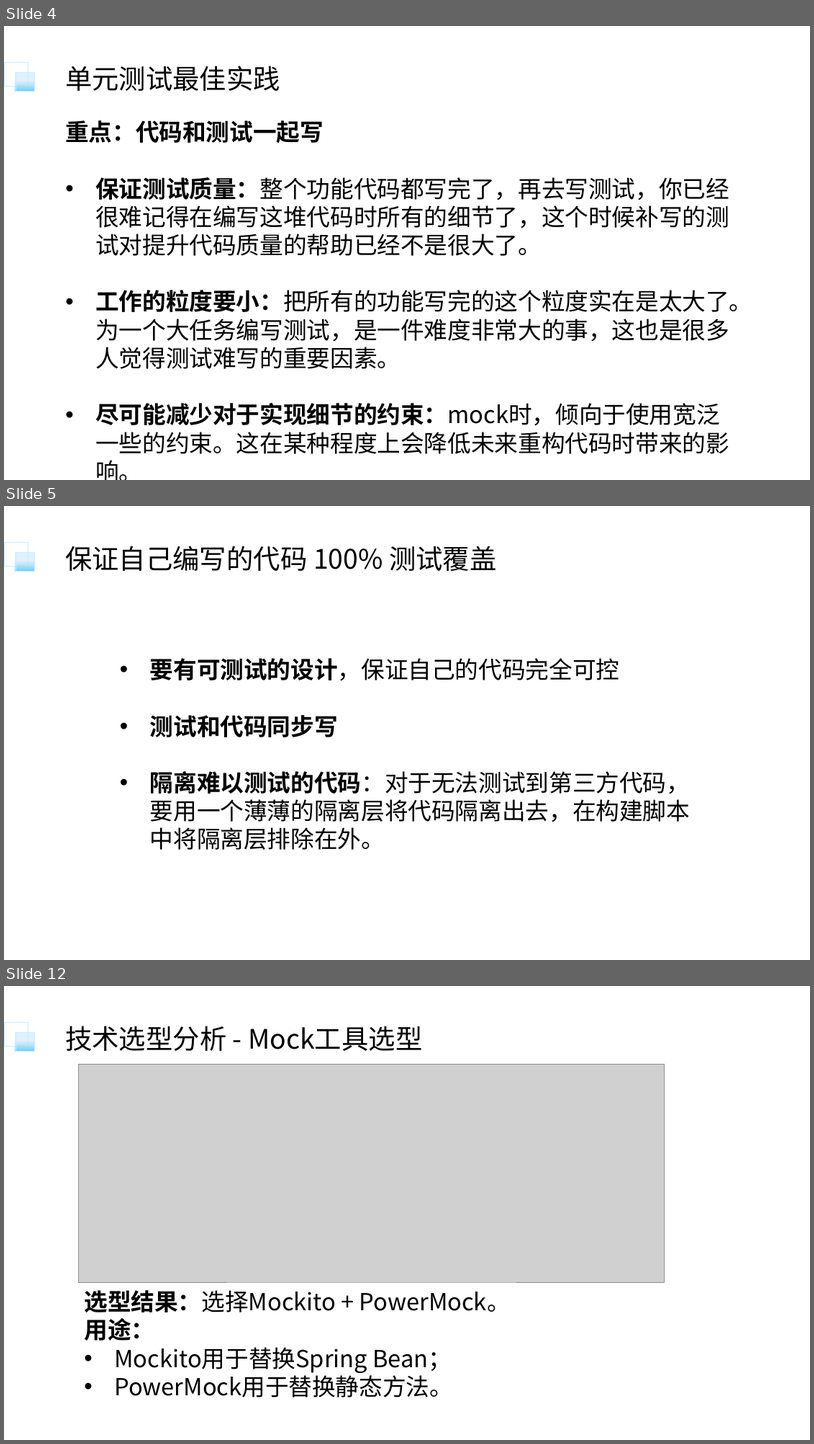
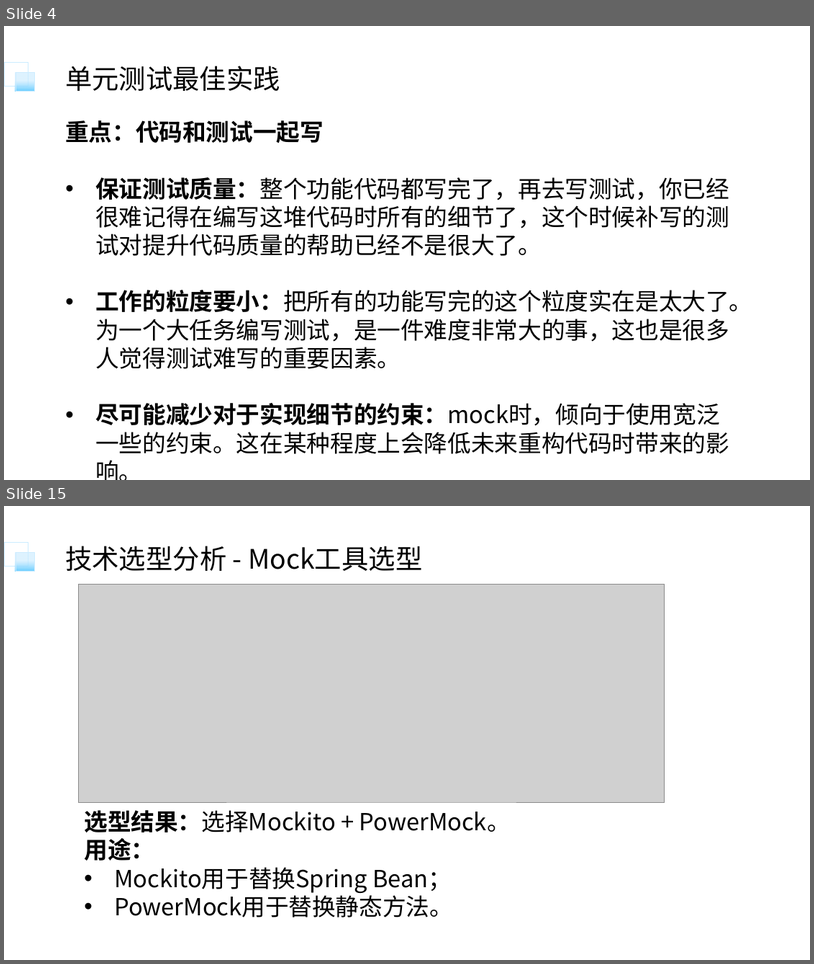
Before and after one commit to bitkylin/featureLab, a slide deck: learning/流程引擎断网环境下集成测试的实践/分享/流程引擎断网环境下集成测试的实践.pptx. Shown one above the other, each under a label of ours: slides 4, 5 and 12 before the commit, slides 4 and 15 after it; the slides between them are not shown. The pictures are 814x1444 and 814x964 pixels, drawn with LibreOffice and Linux fonts; fonts in the diff are those of the drawing; grey boxes stand for pictures. Boxes give left, top, right and bottom in pixels: in the first picture for what was removed or moved away, otherwise in the second. Text is boxed around its words. In the diff, an @@ line names an element or a change of style, - is before the commit and + after.

```diff
--- a/learning/流程引擎断网环境下集成测试的实践/分享/流程引擎断网环境下集成测试的实践.pptx
+++ b/learning/流程引擎断网环境下集成测试的实践/分享/流程引擎断网环境下集成测试的实践.pptx
@@ slide 5 removed at (x1=4, y1=506, x2=810, y2=960), background #FFFFFF; not listed: 2 template elements that a slide beside it also shows @@
@@ title removed at (x1=65, y1=546, x2=496, y2=571) @@
-保证自己编写的代码 100% 测试覆盖
@@ text removed at (x1=150, y1=658, x2=690, y2=849) @@
-• 要有可测试的设计，保证自己的代码完全可控
-• 测试和代码同步写
-• 隔离难以测试的代码：对于无法测试到第三方代码，要用一个薄薄的隔离层将代码隔离出去，在构建脚本中将隔离层排除在外。
@@ what was slide 12 is now slide 15 @@
```
Also in this commit, not shown: 9 slides changed, 2 slides added, 2 other slides removed, 5 other files.
